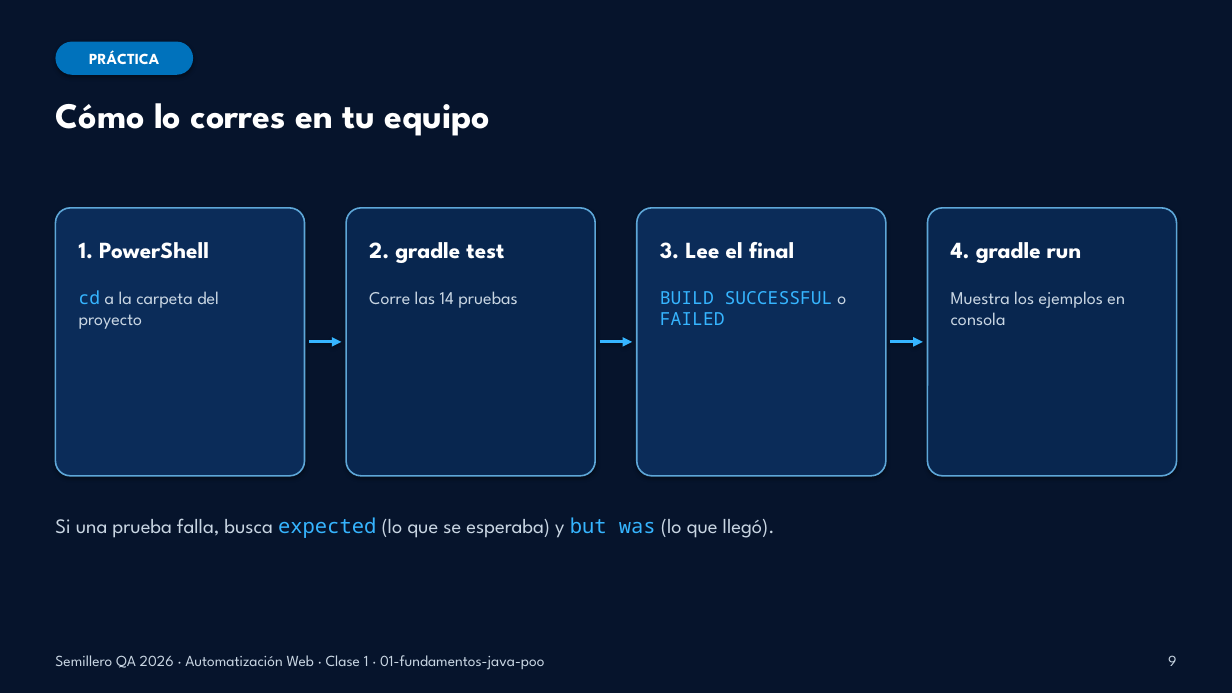
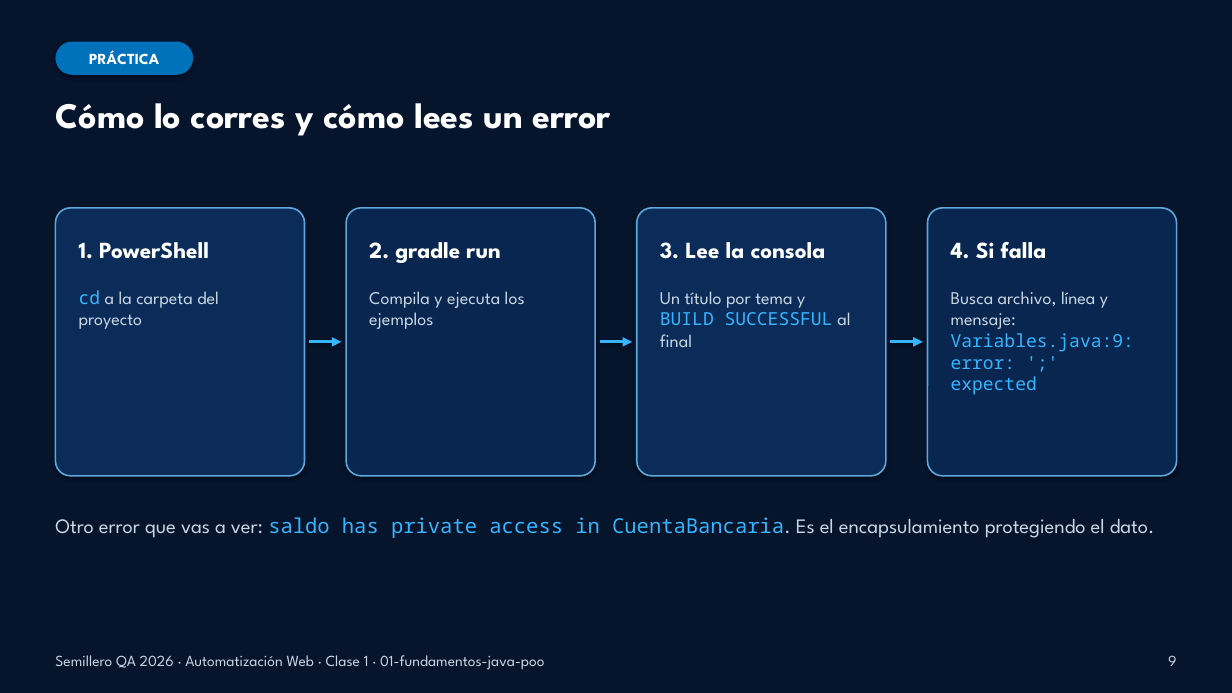
Before and after one commit to dzapbeta/semillero2026, a slide deck: slide 9 of material-de-apoyo/Clase1_Presentacion_Java_POO.pptx. Drawn at 1232x693 pixels with LibreOffice and Linux fonts; fonts in the diff are those of the drawing. Boxes give left, top, right and bottom in pixels: in the first picture for what was removed or moved away, otherwise in the second. Text is boxed around its words. In the diff, an @@ line names an element or a change of style, - is before the commit and + after.

```diff
--- a/material-de-apoyo/Clase1_Presentacion_Java_POO.pptx
+++ b/material-de-apoyo/Clase1_Presentacion_Java_POO.pptx
@@ text at (x1=55, y1=103, x2=611, y2=136): text changed @@
-Cómo lo corres en tu equipo
+Cómo lo corres y cómo lees un error
@@ text at (x1=369, y1=242, x2=500, y2=263): text changed @@
-2. gradle test
+2. gradle run
@@ text at (x1=660, y1=242, x2=826, y2=259): text changed @@
-3. Lee el final
+3. Lee la consola
@@ text at (x1=951, y1=242, x2=1047, y2=259): text changed @@
-4. gradle run
+4. Si falla
@@ text at (x1=369, y1=291, x2=525, y2=329): text changed @@
-Corre las 14 pruebas
+Compila y ejecuta los ejemplos
@@ text at (x1=660, y1=291, x2=850, y2=347): text changed; font Noto Sans Mono to League Spartan; text colour #36B5FF to #C9D6E3 @@
-BUILD SUCCESSFUL o FAILED
+Un título por tema y BUILD SUCCESSFUL al final
@@ text at (x1=951, y1=291, x2=1134, y2=395): text changed; font League Spartan to Noto Sans Mono; text colour #C9D6E3 to #36B5FF @@
-Muestra los ejemplos en consola
+Busca archivo, línea y mensaje: Variables.java:9: error: ';' expected
@@ text at (x1=55, y1=517, x2=1155, y2=538): text changed @@
-Si una prueba falla, busca expected (lo que se esperaba) y but was (lo que llegó).
+Otro error que vas a ver: saldo has private access in CuentaBancaria. Es el encapsulamiento protegiendo el dato.
```
Also in this commit, not shown: 2 other slides changed, 8 other files.
